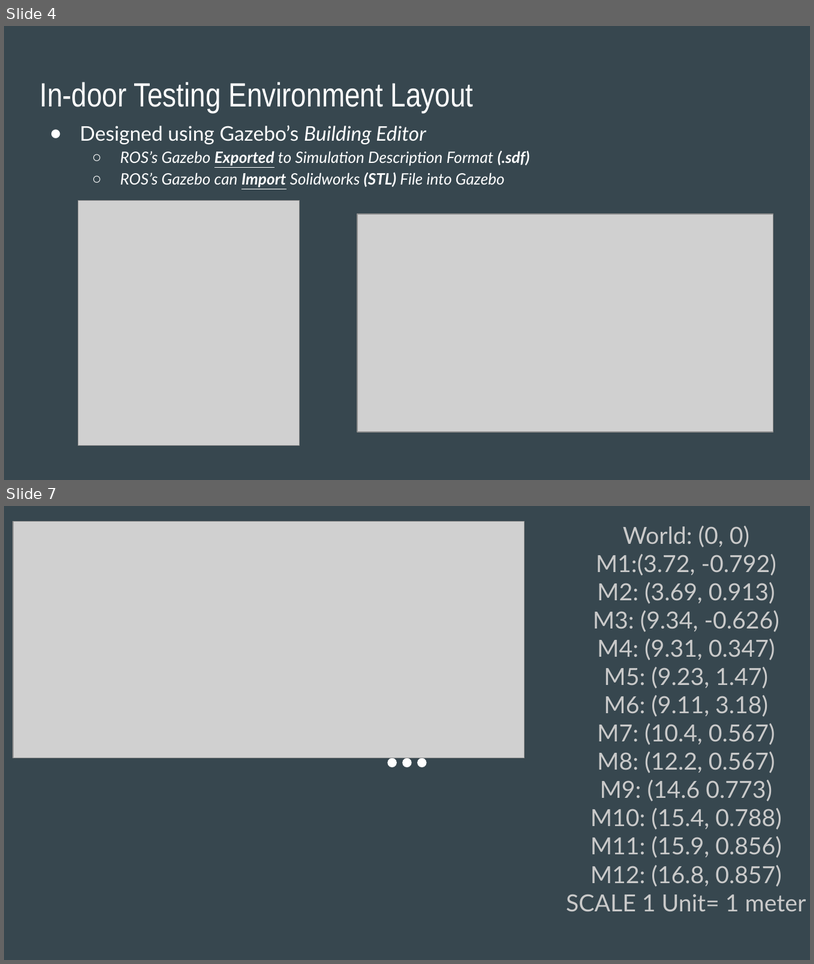
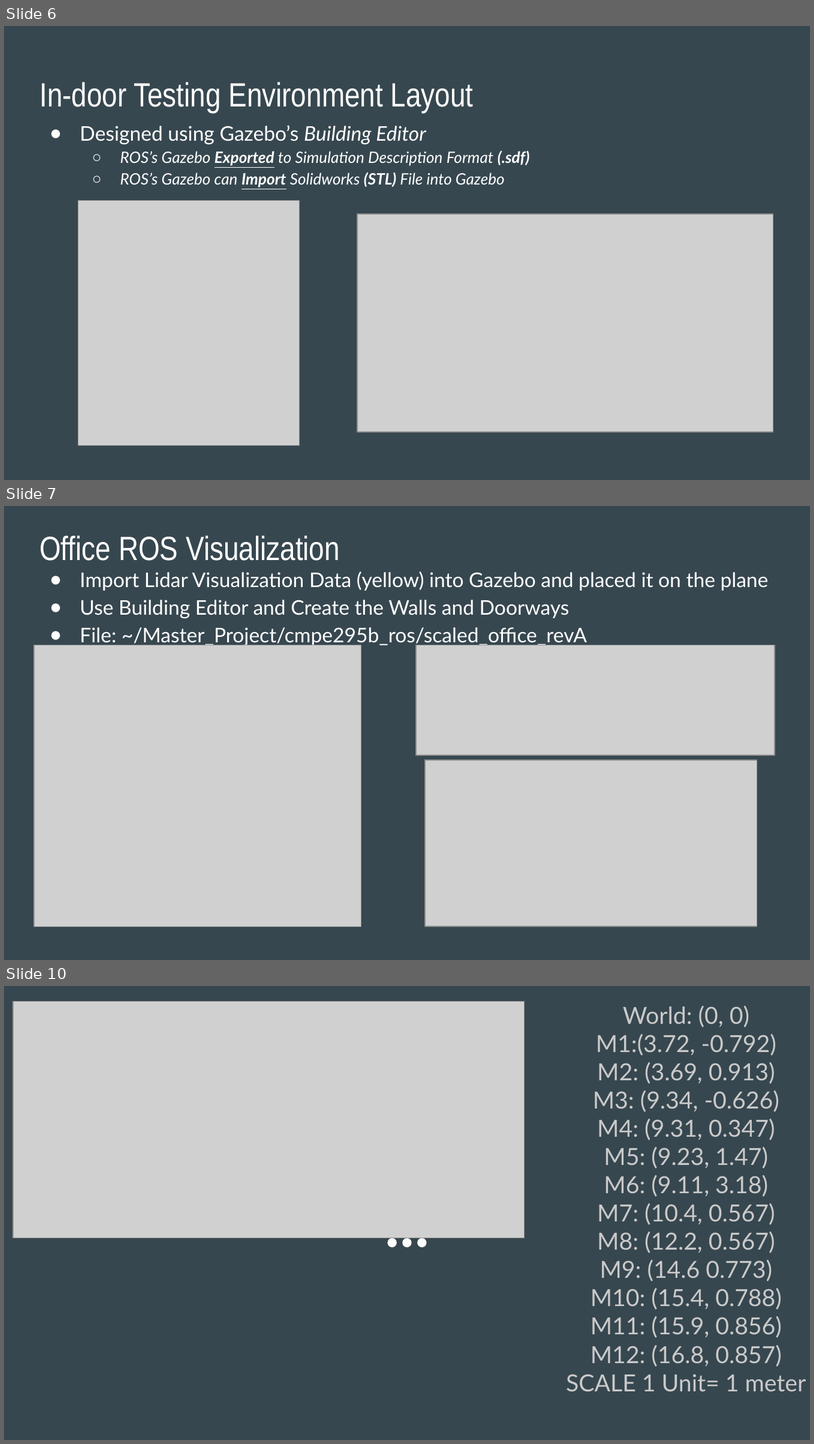
Before and after one commit to KritiHedau/Master_Project, a slide deck: Presentation/CMPE295B Update.pptx. Shown one above the other, each under a label of ours: slides 4 and 7 before the commit, slides 6, 7 and 10 after it; the slides between them are not shown. The pictures are 814x964 and 814x1444 pixels, drawn with LibreOffice and Linux fonts; fonts in the diff are those of the drawing; grey boxes stand for pictures. Boxes give left, top, right and bottom in pixels: in the first picture for what was removed or moved away, otherwise in the second. Text is boxed around its words. In the diff, an @@ line names an element or a change of style, - is before the commit and + after.

```diff
--- a/Presentation/CMPE295B Update.pptx
+++ b/Presentation/CMPE295B Update.pptx
@@ slide 7 added at (4,506,810,960), background #37474F @@
@@ title added at (39,535,340,561), 30 pt, text #FFFFFF @@
+Office ROS Visualization
@@ text added at (80,571,769,646), 18 pt, text #FFFFFF @@
+● Import Lidar Visualization Data (yellow) into Gazebo and placed it on the plane
+● Use Building Editor and Create the Walls and Doorways
+● File: ~/Master_Project/cmpe295b_ros/scaled_office_revA
@@ picture added at (34,645,362,927) @@
@@ picture added at (416,645,775,755) @@
@@ picture added at (425,760,757,926) @@
@@ what was slide 4 is now slide 6 @@
@@ what was slide 7 is now slide 10 @@
```
Also in this commit, not shown: 4 slides changed, 3 other slides added, 2 slides removed.
